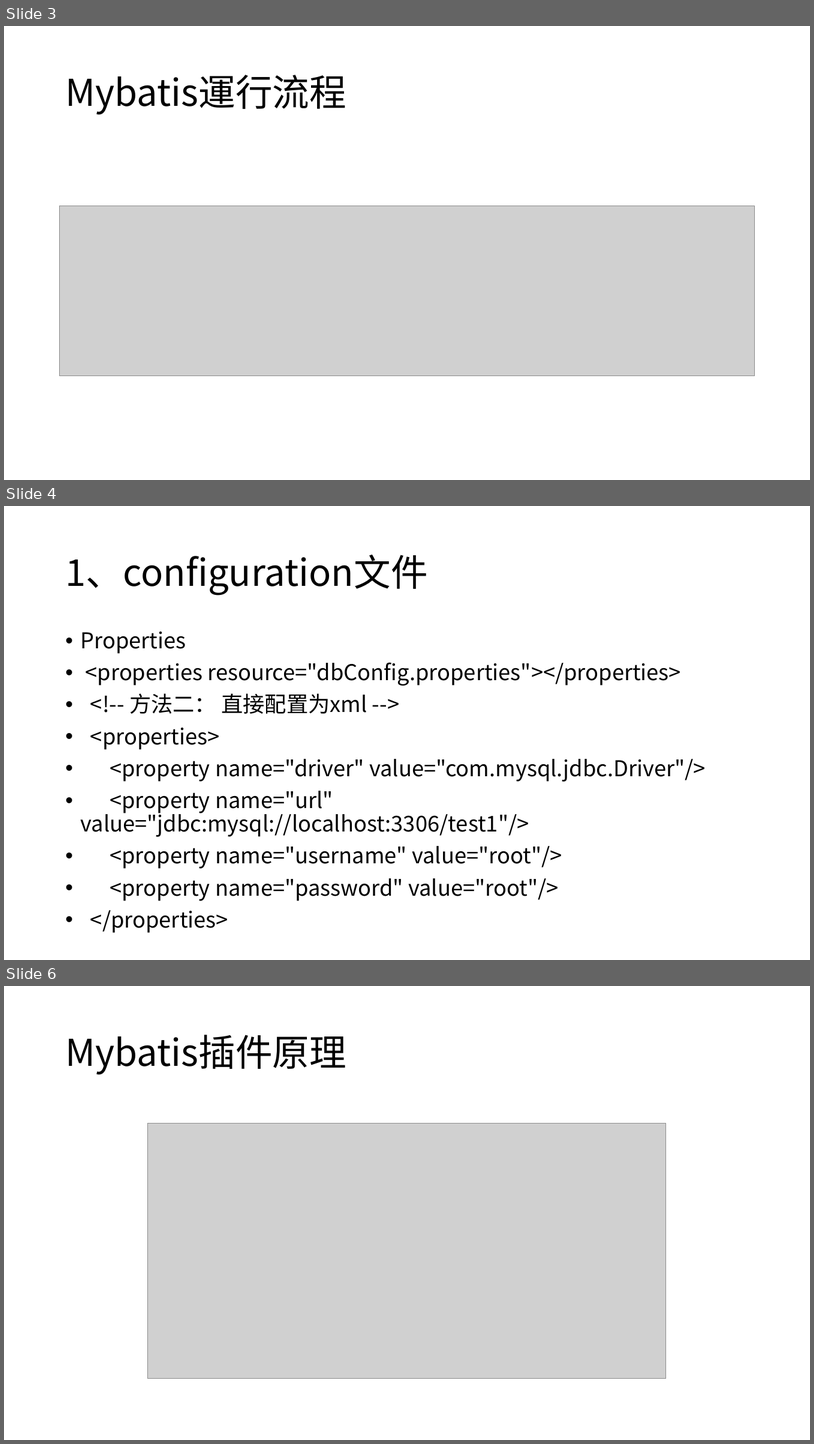
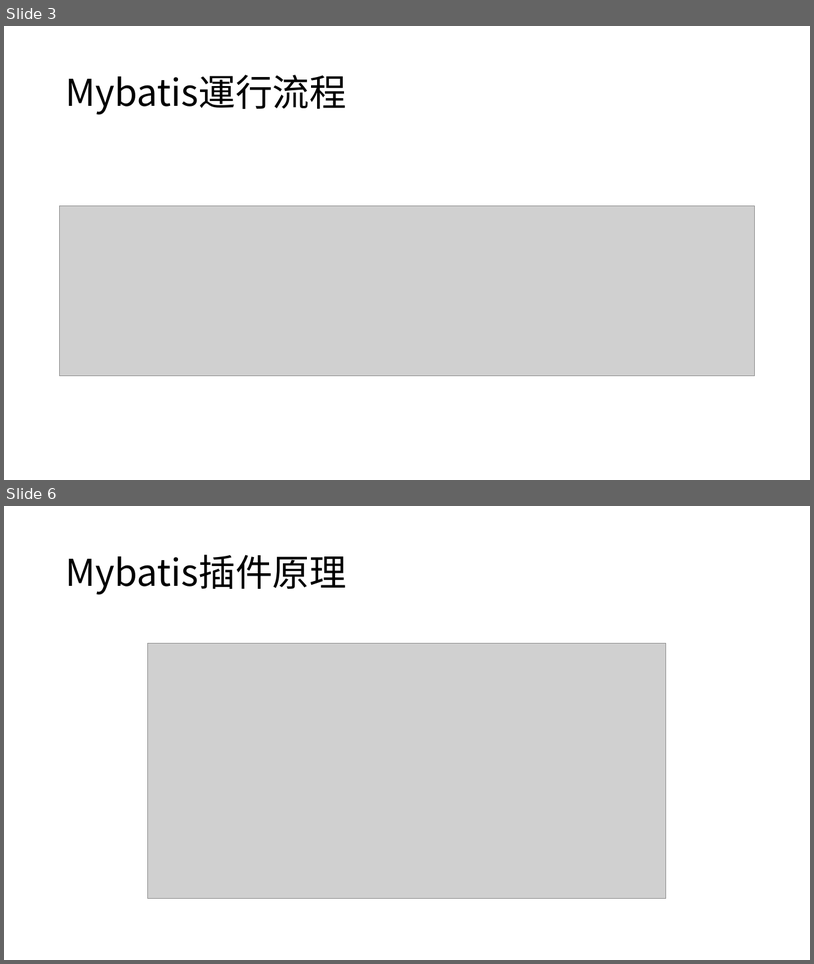
Before and after one commit to chenfuhai775/JavaStart, a slide deck: Mybatis流程.pptx. Shown one above the other, each under a label of ours: slides 3, 4 and 6 before the commit, slides 3 and 6 after it; the slides between them are not shown. The pictures are 814x1444 and 814x964 pixels, drawn with LibreOffice and Linux fonts; fonts in the diff are those of the drawing; grey boxes stand for pictures. Boxes give left, top, right and bottom in pixels: in the first picture for what was removed or moved away, otherwise in the second. Text is boxed around its words. In the diff, an @@ line names an element or a change of style, - is before the commit and + after.

```diff
--- a/Mybatis流程.pptx
+++ b/Mybatis流程.pptx
@@ slide 4 removed at (4,506,810,960), background #FFFFFF @@
@@ title removed at (65,555,428,595) @@
-1、configuration文件
@@ text removed at (81,631,706,901) @@
-• Properties
-• <properties resource="dbConfig.properties"></properties>
-• <!-- 方法二： 直接配置为xml -->
-• <properties>
-• <property name="driver" value="com.mysql.jdbc.Driver"/>
-• <property name="url" value="jdbc:mysql://localhost:3306/test1"/>
-• <property name="username" value="root"/>
-• <property name="password" value="root"/>
-• </properties>
```
Also in this commit, not shown: 2 slides changed, 2 slides added, 1 other slide removed, 9 other files.
